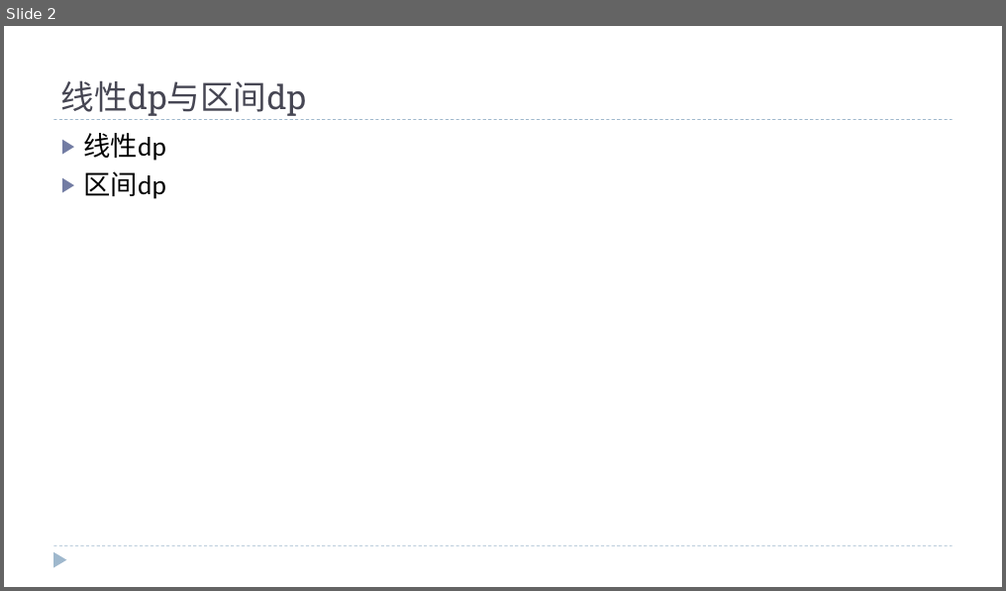
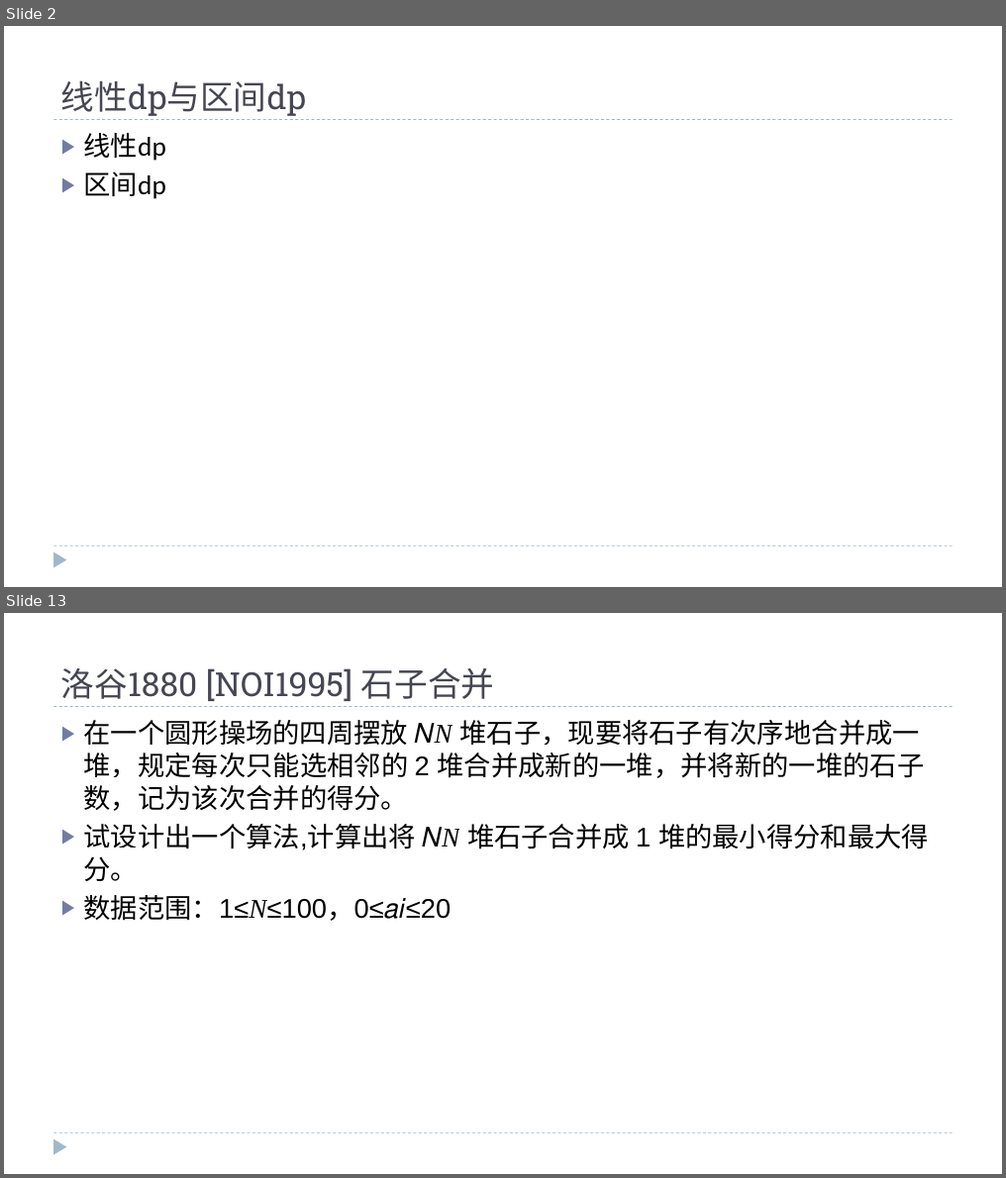
Before and after one commit to fxsc03/-, a slide deck: wd/线性dp与区间dp.pptx. Shown one above the other, each under a label of ours: slide 2 before the commit, slides 2 and 13 after it; the slides between them are not shown. The pictures are 1006x591 and 1006x1178 pixels, drawn with LibreOffice and Linux fonts; fonts in the diff are those of the drawing. Boxes give left, top, right and bottom in pixels: in the first picture for what was removed or moved away, otherwise in the second. Text is boxed around its words. In the diff, an @@ line names an element or a change of style, - is before the commit and + after.

```diff
--- a/wd/线性dp与区间dp.pptx
+++ b/wd/线性dp与区间dp.pptx
@@ slide 13 added at [4,613,1002,1174], background #FFFFFF; not listed: 3 template elements that a slide beside it also shows @@
@@ title added at [61,668,494,701], 32 pt, text #464653 @@
+洛谷1880 [NOI1995] 石子合并
@@ text added at [84,720,929,921], 26 pt, text #000000 @@
+▶ 在一个圆形操场的四周摆放 𝑁N 堆石子，现要将石子有次序地合并成一堆，规定每次只能选相邻的 2 堆合并成新的一堆，并将新的一堆的石子数，记为该次合并的得分。
+▶ 试设计出一个算法,计算出将 𝑁N 堆石子合并成 1 堆的最小得分和最大得分。
+▶ 数据范围：1≤N≤100，0≤𝑎𝑖≤20
```
Also in this commit, not shown: 1 slide changed, 14 other slides added, 1 slide removed, 7 other files.
